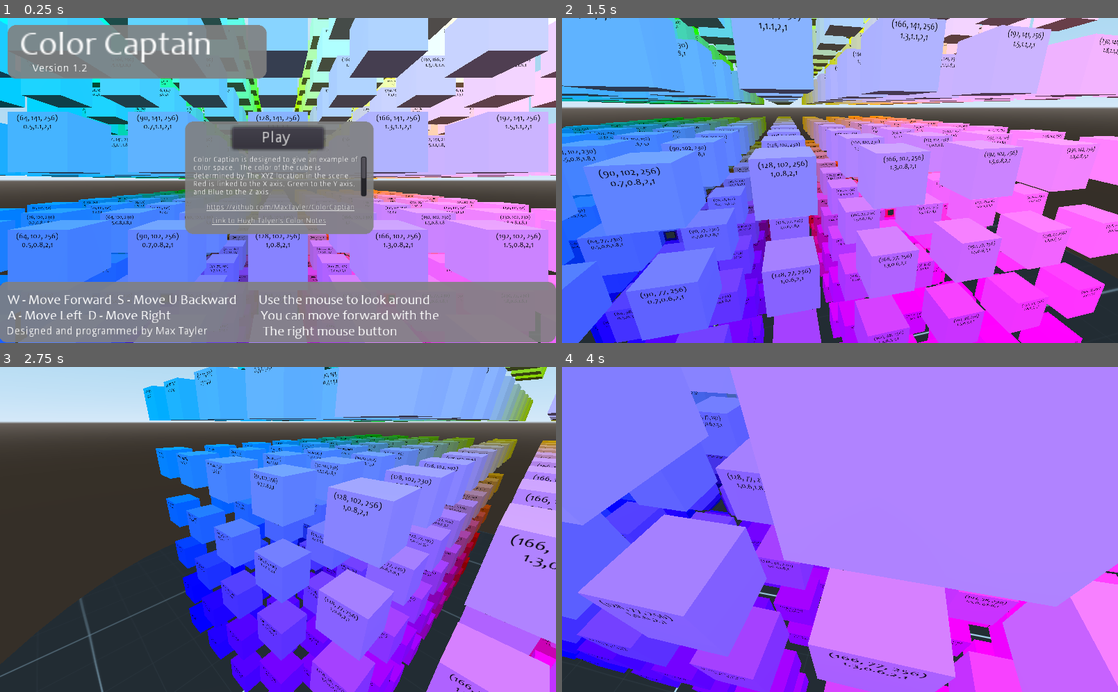
Above: before the commit, frames 1-4 (two rows, left to right).
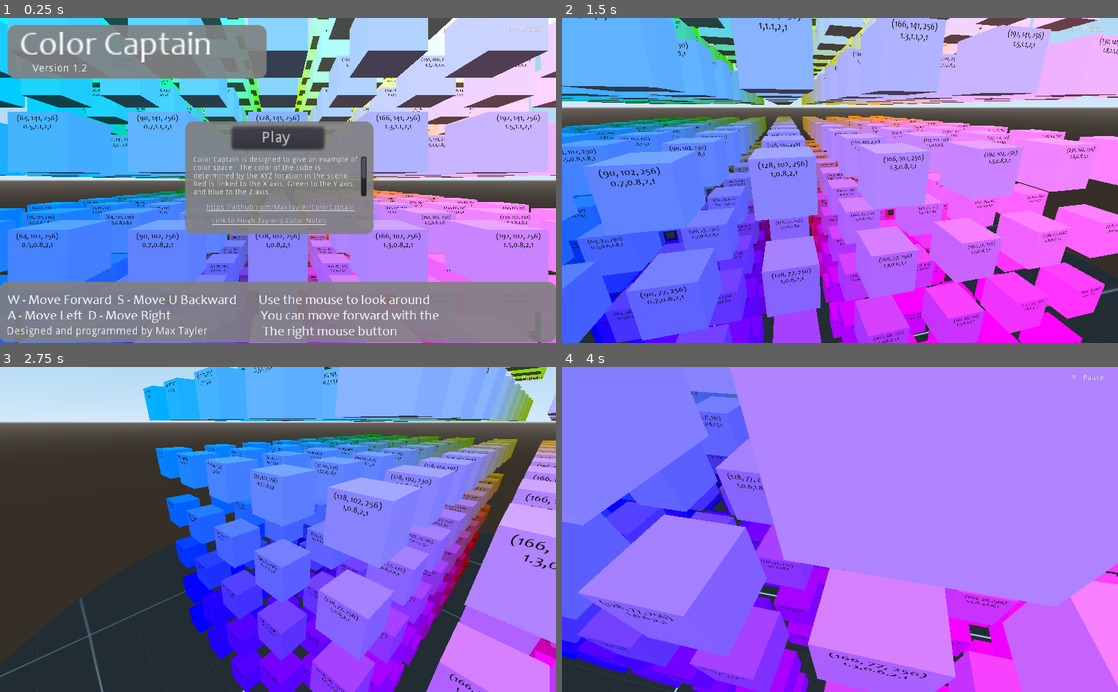
Above: after the commit, the same moments.

Repository: MaxTayler/ColorCaptain
Game: Godot game, scene res://ColorCubeScene.tscn
The game is run twice, just before and just after one commit, with the same random seed, the same clock (stepped at 60 frames per second) and the same inputs.
Inputs (mouse positions are in pixels of both pictures, inside the frame that each line leads up to):
- Up to frame 1 (0.25 s): no input
- Up to frame 2 (1.5 s): click "Play" at 0.5 s; tap Enter at 1.25 s; move the mouse to (867, 180) at 1.27 s; hold W (move_forward) from 1.28 s (still down); hold Tab (toggle_mouse_capture) from 1.28 s (still down)
- Up to frame 3 (2.75 s): move the mouse to (166, 545) at 2.02 s; release W (move_forward) at 2.03 s; release Tab (toggle_mouse_capture) at 2.03 s; hold S (move_back) from 2.03 s (still down); tap Tab (toggle_mouse_capture) at 2.1 s
- Up to frame 4 (4 s): move the mouse to (851, 523) at 2.77 s; release S (move_back) at 2.78 s; hold Tab (toggle_mouse_capture) 2.78-3.53 s; hold W (move_forward) from 2.78 s (still down); move the mouse to (812, 594) at 3.52 s; tap Tab (toggle_mouse_capture) at 3.6 s

The runs differ from the first frame. In frame 1, 0.2% of the frame differs, in the area x 41-98%, y 2-64%; in frame 2, less than 0.1%; in frame 3, less than 0.1%; in frame 4, less than 0.1%.

Commit message:
Spelling error update

Diff:
--- a/ColorCaptain_V1/ColorCubeScene.tscn
+++ b/ColorCaptain_V1/ColorCubeScene.tscn
@@ -89,7 +89,7 @@
 margin_top = 43.0
 margin_right = 141.0
 margin_bottom = 57.0
-text = "https://github.com/MaxTayler/ColorCaptian"
+text = "https://github.com/MaxTayler/ColorCaptain"
 script = ExtResource( 7 )
 
 [node name="ColorLinkButton" type="LinkButton" parent="Control/PausePanel"]
@@ -98,7 +98,7 @@
 margin_right = 151.0
 margin_bottom = 82.0
 focus_mode = 2
-text = "Link to Hugh Talyer's Color Notes"
+text = "Link to Hugh Tayler's Color Notes"
 script = ExtResource( 8 )
 
 [node name="Title" type="Label" parent="Control/PausePanel"]
@@ -134,7 +134,7 @@
 margin_right = 164.0
 margin_bottom = 30.0
 custom_fonts/mono_font = ExtResource( 2 )
-text = "Color Captian is designed to give an example of color space.  The color of the cube is determined by The XYZ location in the scene.
+text = "Color Captain is designed to give an example of color space.  The color of the cube is determined by the XYZ location in the scene.
 Red is linked to the X axis, Green to the Y axis, and Blue to the Z axis.
 This project was Inspired by my dad's color notes and programmed using godot 3.5.
 Tested by Hugh Tayler
@@ -181,7 +181,6 @@
 text = "Play "
 
 [node name="GameUI" type="Control" parent="Control"]
-visible = false
 anchor_left = -12.3
 anchor_top = -6.957
 anchor_right = 13.3
@@ -189,8 +188,10 @@
 margin_top = -0.720001
 
 [node name="Label" type="Label" parent="Control/GameUI"]
-margin_right = 40.0
-margin_bottom = 14.0
+margin_left = 427.0
+margin_top = -285.28
+margin_right = 490.0
+margin_bottom = -271.28
 text = "P - Pause "
 
 [node name="ColorCube" type="Spatial" parent="."]
--- a/ColorCaptain_V1/GitLinkButton.gd
+++ b/ColorCaptain_V1/GitLinkButton.gd
@@ -1,4 +1,4 @@
 extends LinkButton
 
 func _pressed():
-	OS.shell_open("https://github.com/MaxTayler/ColorCaptian")
+	OS.shell_open("https://github.com/MaxTayler/ColorCaptain")
